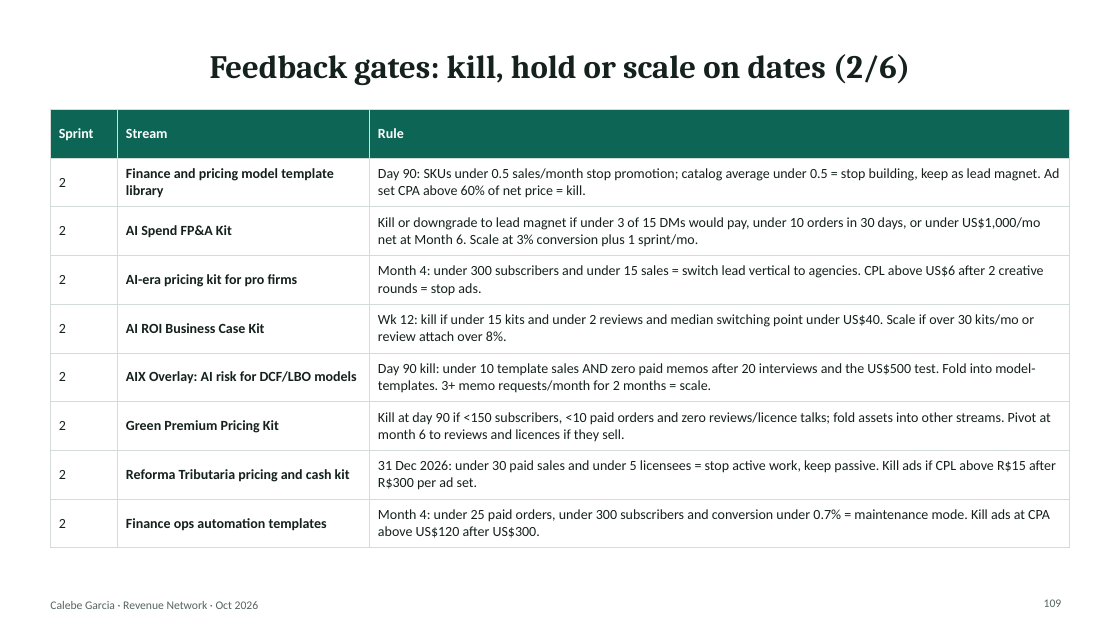
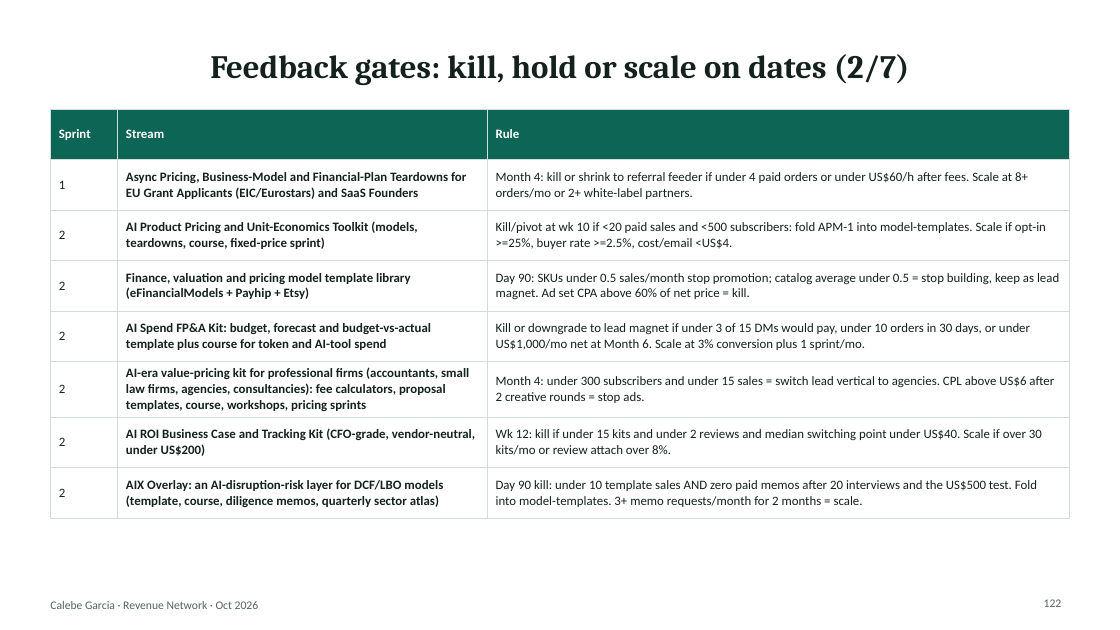
Before and after one commit to algarcalebe-web/legendary-bassoon, a slide deck: slide 122 of research/Calebe_Revenue_Network.pptx (slide 109 before the commit). Drawn at 1120x630 pixels with LibreOffice and Linux fonts; fonts in the diff are those of the drawing. Boxes give left, top, right and bottom in pixels: in the first picture for what was removed or moved away, otherwise in the second. Text is boxed around its words. In the diff, an @@ line names an element or a change of style, - is before the commit and + after.

```diff
--- a/research/Calebe_Revenue_Network.pptx
+++ b/research/Calebe_Revenue_Network.pptx
@@ title at [210, 54, 910, 85]: text changed @@
-Feedback gates: kill, hold or scale on dates (2/6)
+Feedback gates: kill, hold or scale on dates (2/7)
@@ table at [50, 109, 1070, 511] @@
-row 2: 2 | Finance and pricing model template library | Day 90: SKUs under 0.5 sales/month stop promotion; catalog average under 0.5 = stop building, keep as lead magnet. Ad set CPA above 60% of net price = kill.
-row 3: 2 | AI Spend FP&A Kit | Kill or downgrade to lead magnet if under 3 of 15 DMs would pay, under 10 orders in 30 days, or under US$1,000/mo net at Month 6. Scale at 3% conversion plus 1 sprint/mo.
-row 4: 2 | AI-era pricing kit for pro firms | Month 4: under 300 subscribers and under 15 sales = switch lead vertical to agencies. CPL above US$6 after 2 creative rounds = stop ads.
-row 5: 2 | AI ROI Business Case Kit | Wk 12: kill if under 15 kits and under 2 reviews and median switching point under US$40. Scale if over 30 kits/mo or review attach over 8%.
-row 6: 2 | AIX Overlay: AI risk for DCF/LBO models | Day 90 kill: under 10 template sales AND zero paid memos after 20 interviews and the US$500 test. Fold into model-templates. 3+ memo requests/month for 2 months = scale.
-row 7: 2 | Green Premium Pricing Kit | Kill at day 90 if <150 subscribers, <10 paid orders and zero reviews/licence talks; fold assets into other streams. Pivot at month 6 to reviews and licences if they sell.
-row 8: 2 | Reforma Tributaria pricing and cash kit | 31 Dec 2026: under 30 paid sales and under 5 licensees = stop active work, keep passive. Kill ads if CPL above R$15 after R$300 per ad set.
-row 9: 2 | Finance ops automation templates | Month 4: under 25 paid orders, under 300 subscribers and conversion under 0.7% = maintenance mode. Kill ads at CPA above US$120 after US$300.
+row 2: 1 | Async Pricing, Business-Model and Financial-Plan Teardowns for EU Grant Applicants (EIC/Eurostars) and SaaS Founders | Month 4: kill or shrink to referral feeder if under 4 paid orders or under US$60/h after fees. Scale at 8+ orders/mo or 2+ white-label partners.
+row 3: 2 | AI Product Pricing and Unit-Economics Toolkit (models, teardowns, course, fixed-price sprint) | Kill/pivot at wk 10 if <20 paid sales and <500 subscribers: fold APM-1 into model-templates. Scale if opt-in >=25%, buyer rate >=2.5%, cost/email <US$4.
+row 4: 2 | Finance, valuation and pricing model template library (eFinancialModels + Payhip + Etsy) | Day 90: SKUs under 0.5 sales/month stop promotion; catalog average under 0.5 = stop building, keep as lead magnet. Ad set CPA above 60% of net price = kill.
+row 5: 2 | AI Spend FP&A Kit: budget, forecast and budget-vs-actual template plus course for token and AI-tool spend | Kill or downgrade to lead magnet if under 3 of 15 DMs would pay, under 10 orders in 30 days, or under US$1,000/mo net at Month 6. Scale at 3% conversion plus 1 sprint/mo.
+row 6: 2 | AI-era value-pricing kit for professional firms (accountants, small law firms, agencies, consultancies): fee calculators, proposal templates, course, workshops, pricing sprints | Month 4: under 300 subscribers and under 15 sales = switch lead vertical to agencies. CPL above US$6 after 2 creative rounds = stop ads.
+row 7: 2 | AI ROI Business Case and Tracking Kit (CFO-grade, vendor-neutral, under US$200) | Wk 12: kill if under 15 kits and under 2 reviews and median switching point under US$40. Scale if over 30 kits/mo or review attach over 8%.
+row 8: 2 | AIX Overlay: an AI-disruption-risk layer for DCF/LBO models (template, course, diligence memos, quarterly sector atlas) | Day 90 kill: under 10 template sales AND zero paid memos after 20 interviews and the US$500 test. Fold into model-templates. 3+ memo requests/month for 2 months = scale.
@@ page number at [1044, 599, 1062, 607]: text changed @@
-109
+122
```
Also in this commit, not shown: 104 other slides changed, 16 slides added, 2 slides removed, 2 other files.
